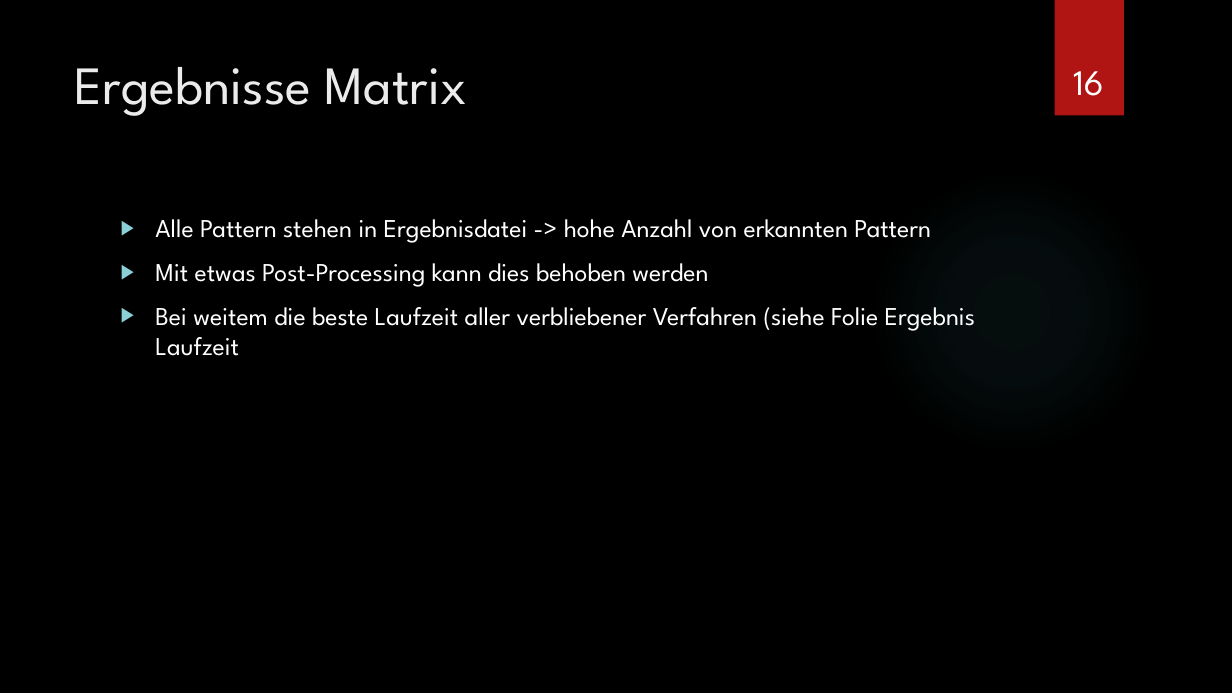
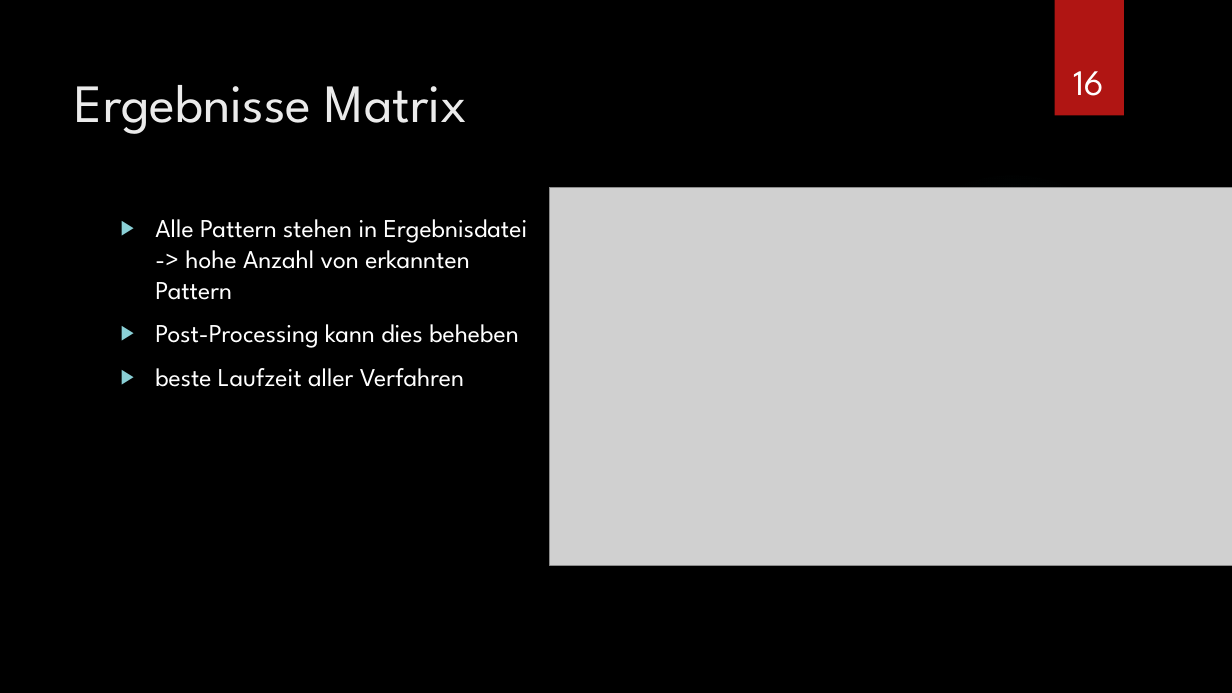
Before and after one commit to Hozeeben/Masterarbeit, a slide deck: slide 16 of Unterlagen/Masterseminar.pptx. Drawn at 1232x693 pixels with LibreOffice and Linux fonts; fonts in the diff are those of the drawing; grey boxes stand for pictures; background and template pictures are left out. Boxes give left, top, right and bottom in pixels: in the first picture for what was removed or moved away, otherwise in the second. Text is boxed around its words. In the diff, an @@ line names an element or a change of style, - is before the commit and + after.

```diff
--- a/Unterlagen/Masterseminar.pptx
+++ b/Unterlagen/Masterseminar.pptx
@@ title "Ergebnisse Matrix" moved from (x1=75, y1=67, x2=468, y2=116) to (x1=75, y1=85, x2=468, y2=134) @@
@@ picture added at (x1=550, y1=188, x2=1232, y2=566) @@
@@ text at (x1=155, y1=324, x2=518, y2=387): text changed @@
-▶ Mit etwas Post-Processing kann dies behoben werden
-▶ Bei weitem die beste Laufzeit aller verbliebener Verfahren (siehe Folie Ergebnis Laufzeit
+▶ Post-Processing kann dies beheben
+▶ beste Laufzeit aller Verfahren
```
Also in this commit, not shown: 13 other slides changed, 1 slide removed.
